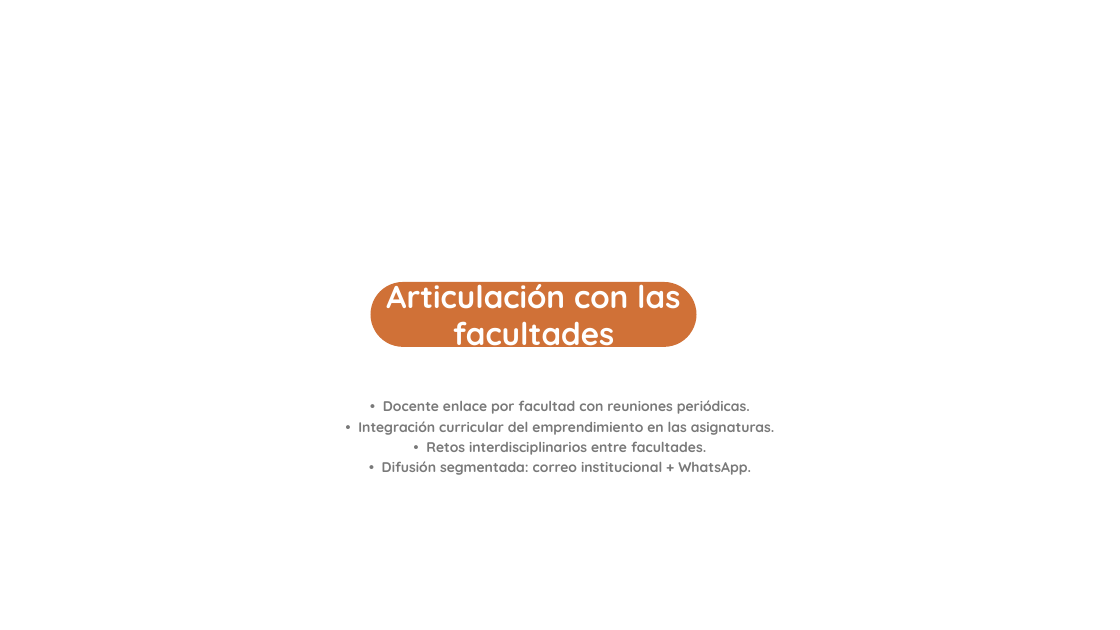
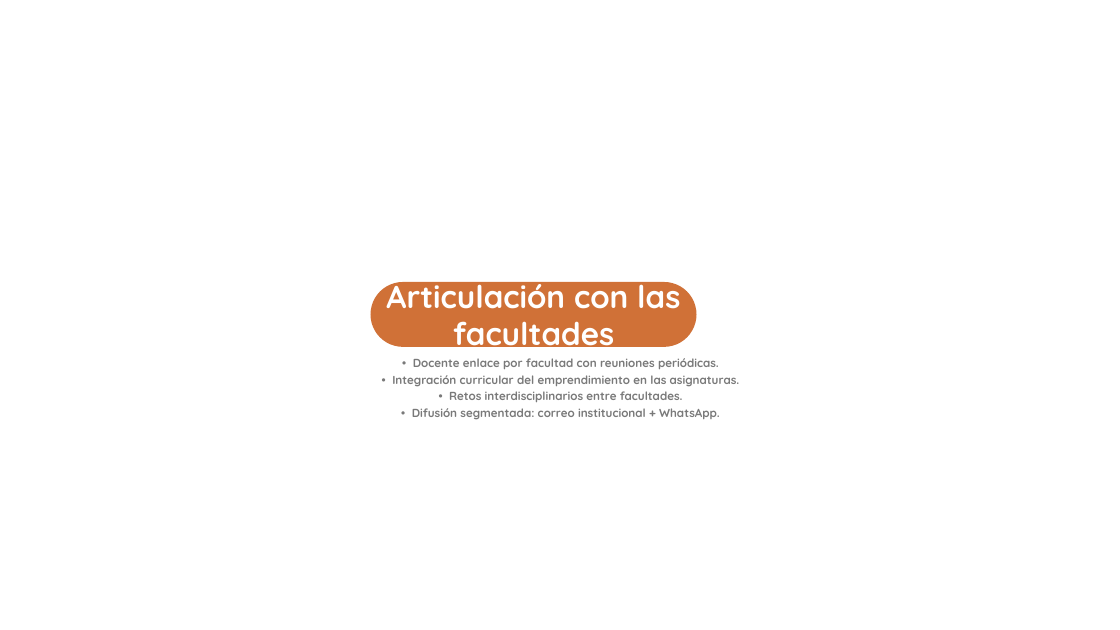
Before and after one commit to ronaldojavier100-oss/case, a slide deck: slide 15 of Ruta-Emprendimiento-CIE.pptx (slide 14 before the commit). Drawn at 1120x630 pixels with LibreOffice and Linux fonts; fonts in the diff are those of the drawing; background and template pictures are left out. Boxes give left, top, right and bottom in pixels: in the first picture for what was removed or moved away, otherwise in the second. Text is boxed around its words. In the diff, an @@ line names an element or a change of style, - is before the commit and + after.

```diff
--- a/Ruta-Emprendimiento-CIE.pptx
+++ b/Ruta-Emprendimiento-CIE.pptx
@@ text "• Docente enlace por facultad ...": place and size @@
-text "• Docente enlace por facultad ..." at bbox=[358, 400, 775, 475]
+text "• Docente enlace por facultad ..." at bbox=[392, 358, 740, 420]
@@ text "• Docente enlace por facultad ..." at bbox=[392, 358, 740, 420]: size 24 to 20 pt @@
```
Also in this commit, not shown: 13 other slides changed, 1 slide added.
